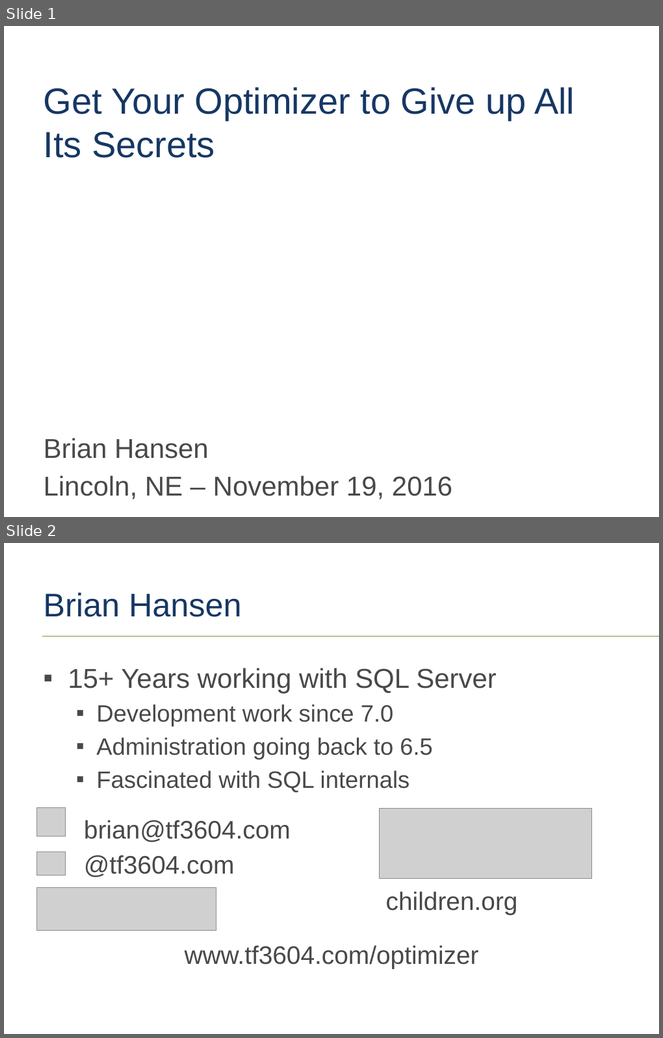
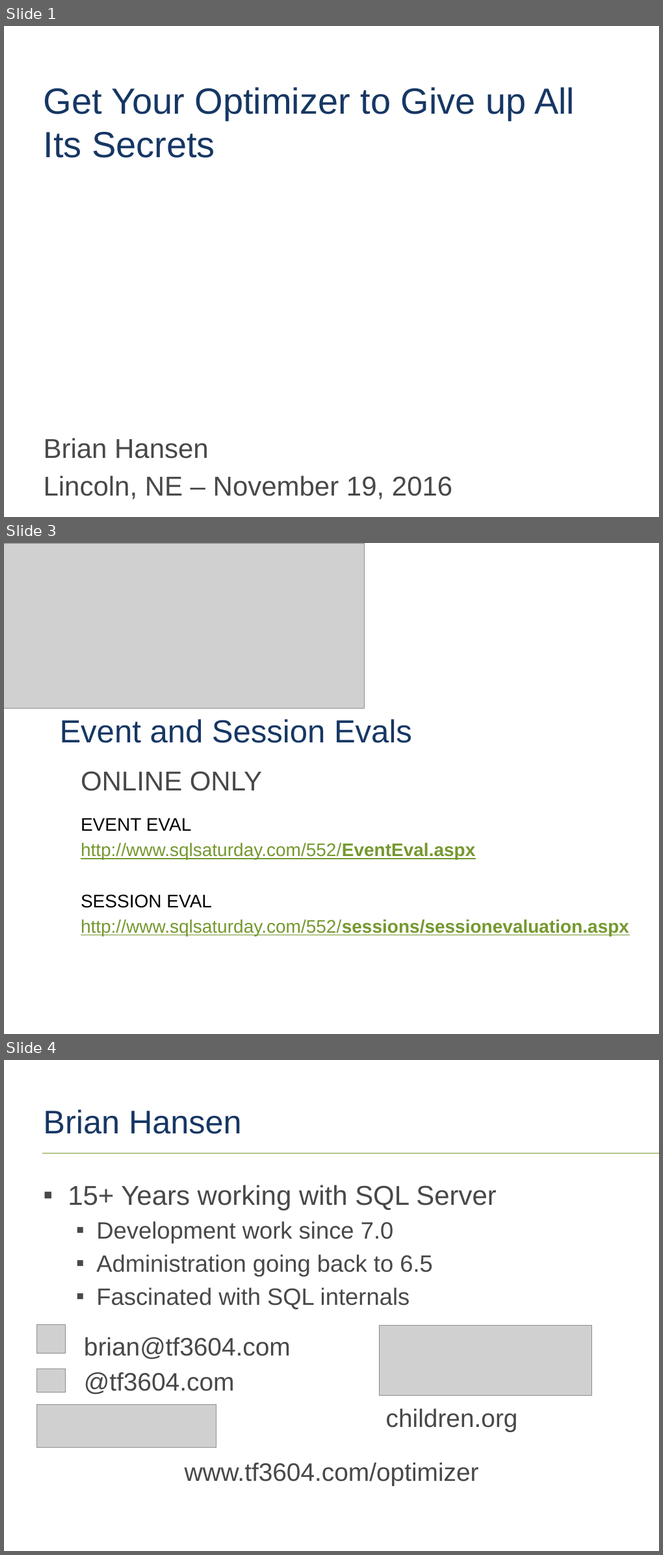
Before and after one commit to tf3604/OptimizerPresentation, a slide deck: Optimizer.pptx. Shown one above the other, each under a label of ours: slides 1 and 2 before the commit, slides 1, 3 and 4 after it; the slides between them are not shown. The pictures are 663x1038 and 663x1555 pixels, drawn with LibreOffice and Linux fonts; fonts in the diff are those of the drawing; grey boxes stand for pictures; background and template pictures are left out. Boxes give left, top, right and bottom in pixels: in the first picture for what was removed or moved away, otherwise in the second. Text is boxed around its words. In the diff, an @@ line names an element or a change of style, - is before the commit and + after.

Commit message:
Add Lincoln event-specific slides.

```diff
--- a/Optimizer.pptx
+++ b/Optimizer.pptx
@@ slide 3 added at bbox=[4, 543, 659, 1034], background #FFFFFF @@
@@ picture added at bbox=[4, 543, 364, 708] @@
@@ text added at bbox=[60, 719, 412, 743], 35.1 pt, text #163764 @@
+Event and Session Evals
@@ text added at bbox=[81, 771, 629, 936], 20 pt, text #75982F, underline @@
+ONLINE ONLY
+EVENT EVAL
+http://www.sqlsaturday.com/552/EventEval.aspx
+SESSION EVAL
+http://www.sqlsaturday.com/552/sessions/sessionevaluation.aspx
@@ what was slide 2 is now slide 4 @@
```
Also in this commit, not shown: 1 other slide added.
